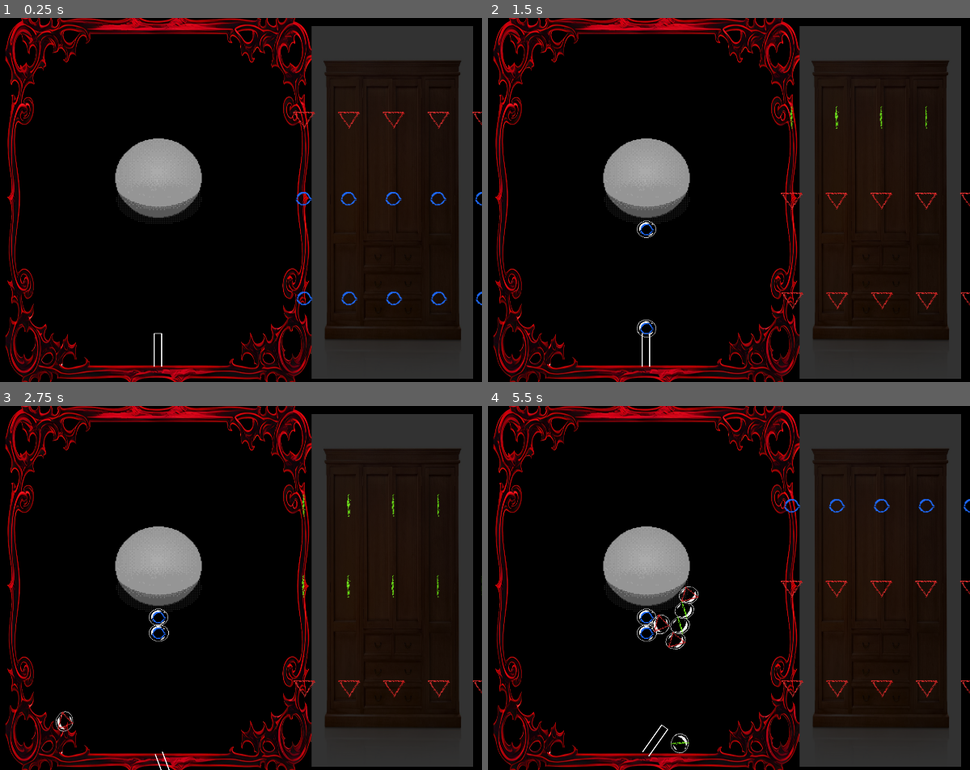
Above: before the commit, frames 1-4 (two rows, left to right).
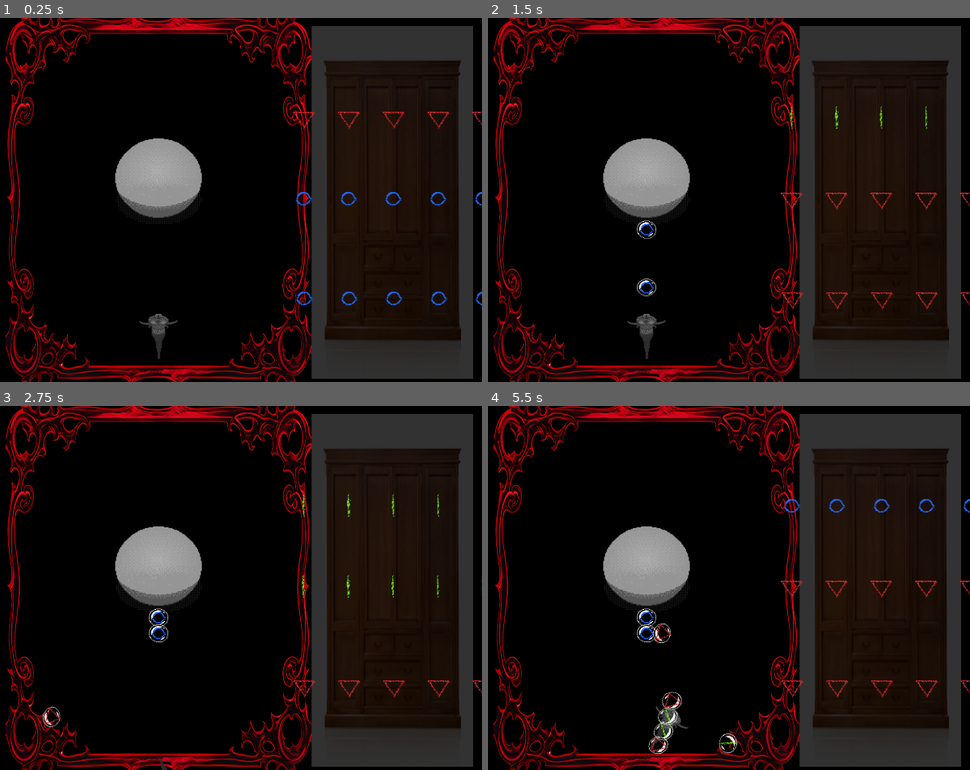
Above: after the commit, the same moments.

Repository: colton-o/bubblemancer
Game: Godot game, scene res://Levels/main.tscn
The game is run twice, just before and just after one commit, with the same random seed, the same clock (stepped at 60 frames per second) and the same inputs.
Inputs (mouse positions are in pixels of both pictures, inside the frame that each line leads up to):
- Up to frame 1 (0.25 s): no input
- Up to frame 2 (1.5 s): tap Enter at 0.5 s; move the mouse to (786, 181) at 0.52 s; click (786, 181) at 0.6 s; move the mouse to (516, 218) at 1.27 s; click (516, 218) at 1.35 s
- Up to frame 3 (2.75 s): move the mouse to (221, 507) at 2.02 s; hold A (x_rot_neg) from 2.03 s (still down); click (221, 507) at 2.3 s
- Up to frame 4 (5.5 s): move the mouse to (613, 660) at 2.77 s; release A (x_rot_neg) at 2.78 s; tap D (x_rot_pos) at 2.85 s; click (613, 660) at 3.05 s; move the mouse to (839, 642) at 3.52 s; click (839, 642) at 3.6 s; move the mouse to (outside the picture) at 4.27 s; click (outside the picture) at 4.35 s; tap Space at 5 s; move the mouse to (680, 588) at 5.02 s; hold A (x_rot_neg) from 5.03 s (still down); click (680, 588) at 5.3 s

The runs differ from the first frame. In frame 1, 0.3% of the frame differs, in the area x 28-37%, y 81-96%; in frame 2, 0.5%; in frame 3, 0.3%; in frame 4, 1.2%, in the area x 30-52%, y 49-97%.

Commit message:
fixed gun

Diff:
--- a/Levels/main.tscn
+++ b/Levels/main.tscn
@@ -1,7 +1,7 @@
 [gd_scene load_steps=13 format=3 uid="uid://gd8n11akhqei"]
 
 [ext_resource type="Texture2D" uid="uid://cieyks2ddk6bj" path="res://Sprites/border.png" id="1_bjvi8"]
-[ext_resource type="Texture2D" uid="uid://c5y8i2ij2q5ix" path="res://Sprites/gun.tga" id="2_twinm"]
+[ext_resource type="Texture2D" uid="uid://dbadu0ki6ebp8" path="res://Sprites/Pipe/bubble_pipe_idle.tga" id="2_kqyoi"]
 [ext_resource type="Script" path="res://Scripts/gun.gd" id="3_txmbr"]
 [ext_resource type="PackedScene" uid="uid://c4feeix6dhioc" path="res://Objects/Orb.tscn" id="4_40082"]
 [ext_resource type="Texture2D" uid="uid://cwucg70wi4n6y" path="res://Sprites/wardrobe-custom-timber-tasmanian-oak-stained1.jpg" id="6_d1ycs"]
@@ -48,13 +48,20 @@
 
 [node name="Camera2D" type="Camera2D" parent="."]
 
-[node name="Gun" type="Sprite2D" parent="."]
-position = Vector2(0, 492)
-scale = Vector2(0.964844, 0.550781)
-texture = ExtResource("2_twinm")
-offset = Vector2(6.185, -123.8)
+[node name="Gun" type="Node2D" parent="."]
+position = Vector2(0, 489.805)
+scale = Vector2(1, 0.571)
 script = ExtResource("3_txmbr")
 ORB = ExtResource("4_40082")
+
+[node name="Muzzle" type="Node2D" parent="Gun"]
+position = Vector2(0, -250.13)
+
+[node name="Sprite2D" type="Sprite2D" parent="Gun"]
+position = Vector2(0, -163.515)
+rotation = 3.14159
+scale = Vector2(2.5, 2.5)
+texture = ExtResource("2_kqyoi")
 
 [node name="Inventory" type="Sprite2D" parent="."]
 self_modulate = Color(0.195545, 0.195545, 0.195545, 1)
--- a/Objects/Orb.tscn
+++ b/Objects/Orb.tscn
@@ -61,12 +61,12 @@
 scale = Vector2(1.71, 1.5)
 sprite_frames = SubResource("SpriteFrames_4wnah")
 autoplay = "default"
-frame_progress = 0.751262
+frame_progress = 0.329662
 
 [node name="CollisionShape2D" type="CollisionShape2D" parent="."]
 shape = SubResource("CircleShape2D_4xb85")
 
-[node name="RuneSprite" type="Sprite2D" parent="."]
+[node name="Sprite2D" type="Sprite2D" parent="."]
 scale = Vector2(1.75, 1.75)
 texture = ExtResource("3_247cq")
 hframes = 5
--- a/Scripts/gun.gd
+++ b/Scripts/gun.gd
@@ -1,4 +1,4 @@
-extends Sprite2D
+extends Node2D
 
 var rot = 5;
 @export var ORB : PackedScene
@@ -23,7 +23,7 @@
 func shoot():
 	print("shooting")
 	var orb = ORB.instantiate()
-	orb.global_position = global_position
+	orb.global_position = get_child(0).global_position
 	orb.global_rotation = global_rotation
 	var bubble_rune = $"../Inventory".bubble_array[0].rune
 	orb.get_child(2).set_texture($"../Inventory".rune_tex[bubble_rune])
Not shown, added: Sprites/Pipe/bubble_pipe_idle.tga.import
Not shown, added: Sprites/Pipe/bubble_pipe_shoot.tga.import
